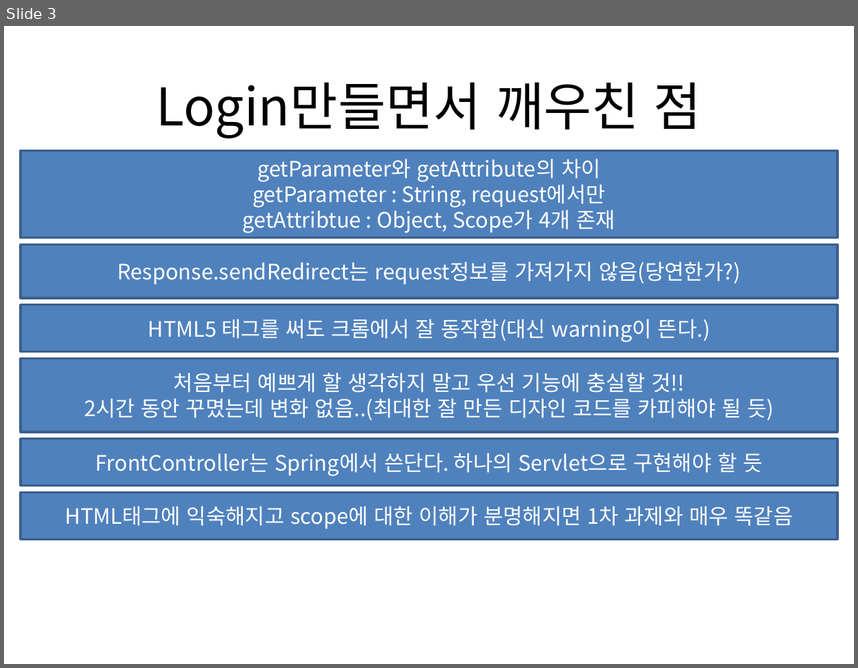
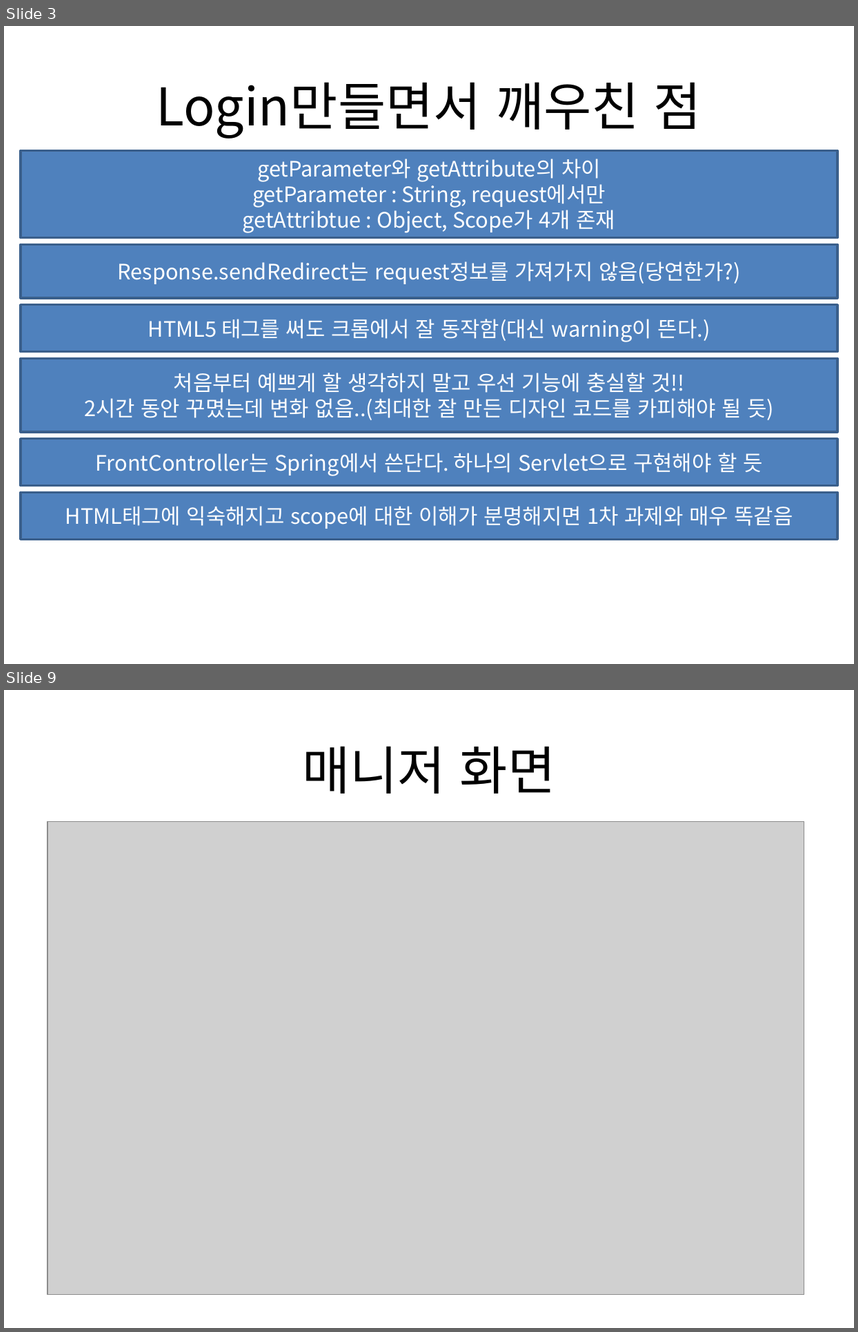
Before and after one commit to seojinkim/SecondProject, a slide deck: SecondProject/SecondProject.pptx. Shown one above the other, each under a label of ours: slide 3 before the commit, slides 3 and 9 after it; the slides between them are not shown. The pictures are 858x668 and 858x1332 pixels, drawn with LibreOffice and Linux fonts; fonts in the diff are those of the drawing; grey boxes stand for pictures. Boxes give left, top, right and bottom in pixels: in the first picture for what was removed or moved away, otherwise in the second. Text is boxed around its words. In the diff, an @@ line names an element or a change of style, - is before the commit and + after.

```diff
--- a/SecondProject/SecondProject.pptx
+++ b/SecondProject/SecondProject.pptx
@@ slide 9 added at (4, 690, 854, 1328), background #FFFFFF @@
@@ title added at (302, 746, 556, 793), 44 pt, text #000000 @@
+매니저 화면
@@ picture added at (47, 822, 804, 1294) @@
```
Also in this commit, not shown: 1 slide changed, 11 other slides added, 45 other files.
